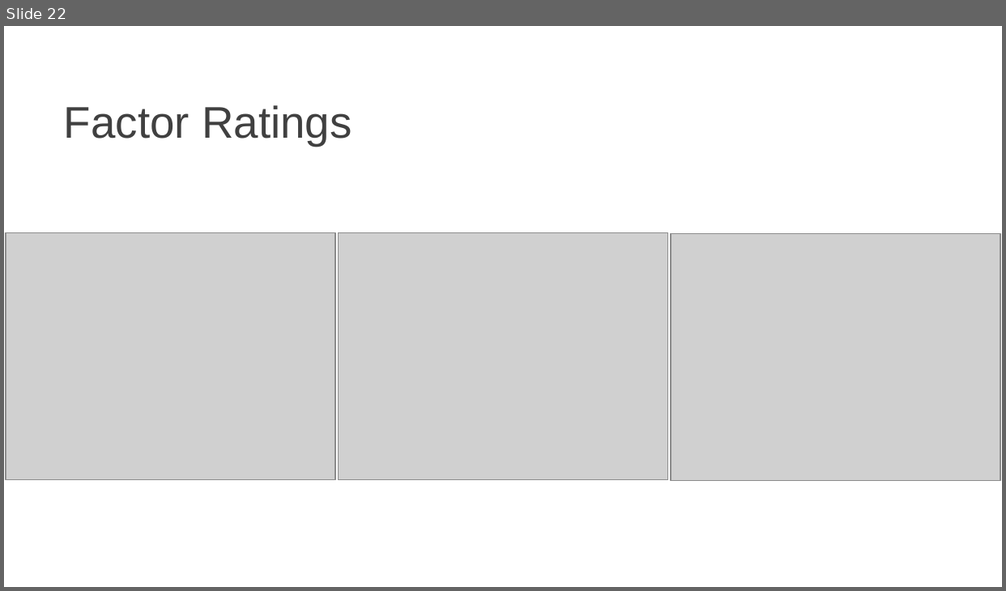
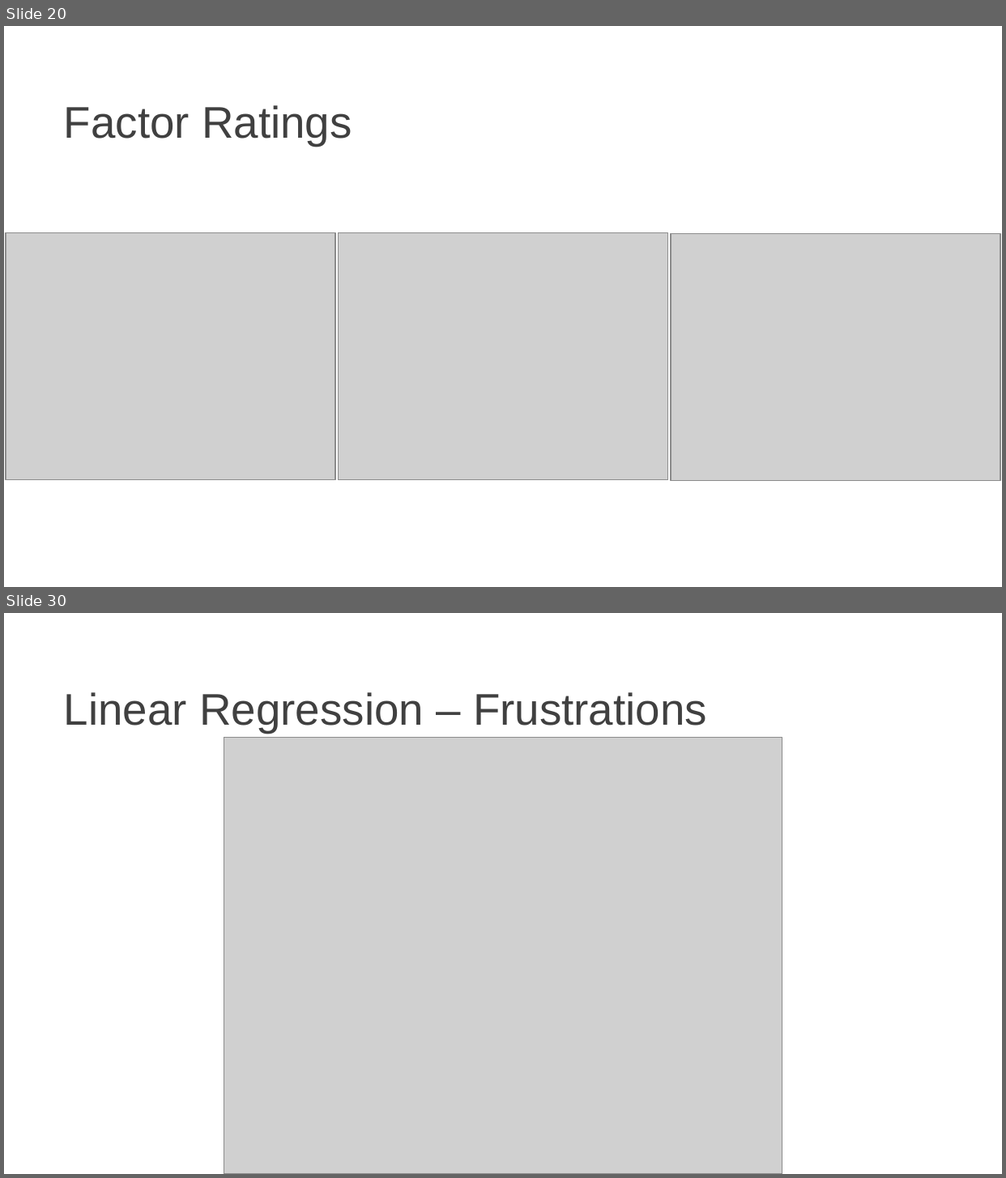
Before and after one commit to Pontigre/PER_analysis, a slide deck: Analysis_explanation.pptx. Shown one above the other, each under a label of ours: slide 22 before the commit, slides 20 and 30 after it; the slides between them are not shown. The pictures are 1006x591 and 1006x1178 pixels, drawn with LibreOffice and Linux fonts; fonts in the diff are those of the drawing; grey boxes stand for pictures; background and template pictures are left out. Boxes give left, top, right and bottom in pixels: in the first picture for what was removed or moved away, otherwise in the second. Text is boxed around its words. In the diff, an @@ line names an element or a change of style, - is before the commit and + after.

```diff
--- a/Analysis_explanation.pptx
+++ b/Analysis_explanation.pptx
@@ slide 30 added at [4,613,1002,1174], background picture (left out) @@
@@ title added at [64,692,707,733], 32 pt, text #404040 @@
+Linear Regression – Frustrations
@@ picture added at [224,738,782,1174] @@
@@ what was slide 22 is now slide 20 @@
```
Also in this commit, not shown: 9 slides changed, 8 other slides added, 1 slide removed, 13 other files.
